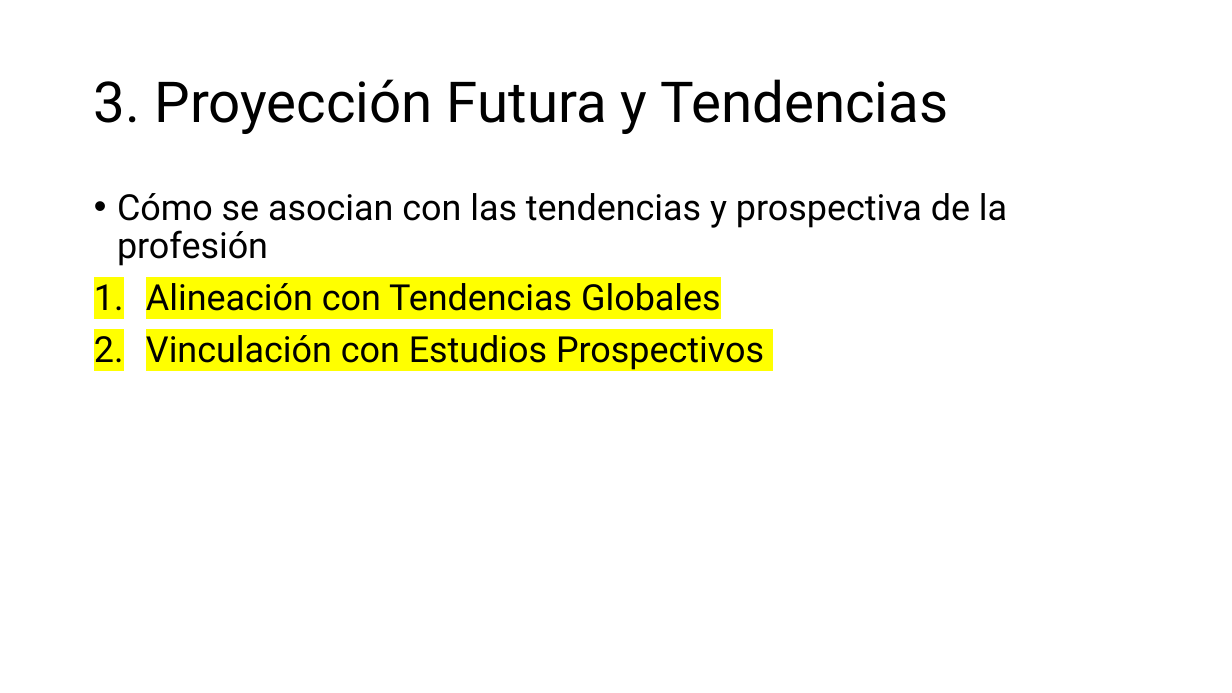
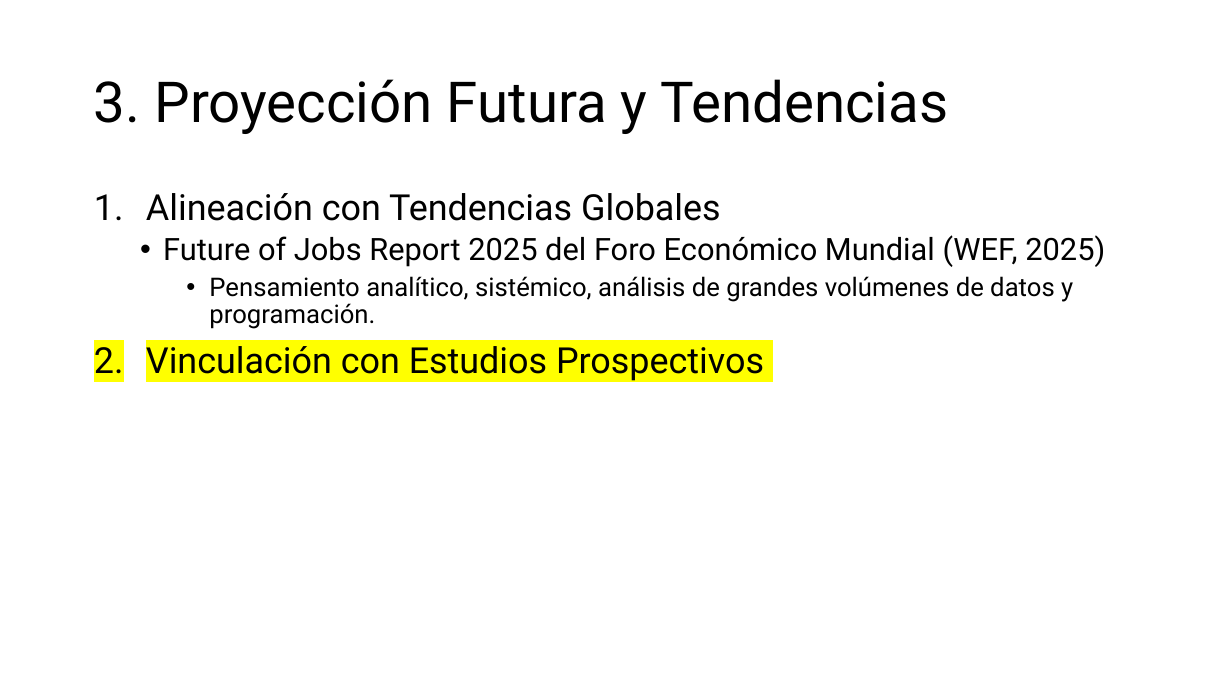
Before and after one commit to aavendan/cdia, a slide deck: slide 4 of 03 Presentación.pptx. Drawn at 1232x693 pixels with LibreOffice and Linux fonts; fonts in the diff are those of the drawing. Boxes give left, top, right and bottom in pixels: in the first picture for what was removed or moved away, otherwise in the second. Text is boxed around its words. In the diff, an @@ line names an element or a change of style, - is before the commit and + after.

Commit message:
Alineación con Tendencias Globales

```diff
--- a/03 Presentación.pptx
+++ b/03 Presentación.pptx
@@ text at [117,193,1007,266]: paragraph removed @@
-• Cómo se asocian con las tendencias y prospectiva de la profesión
@@ text at [146,193,721,221]: highlight #FFFF00 to none in "Alineación con Tendencias Globales" @@
@@ text at [163,235,1105,329]: paragraphs added @@
+  • Future of Jobs Report 2025 del Foro Económico Mundial (WEF, 2025)
+    • Pensamiento analítico, sistémico, análisis de grandes volúmenes de datos y programación.
```
Also in this commit, not shown: 1 other slide changed, 1 other file.
